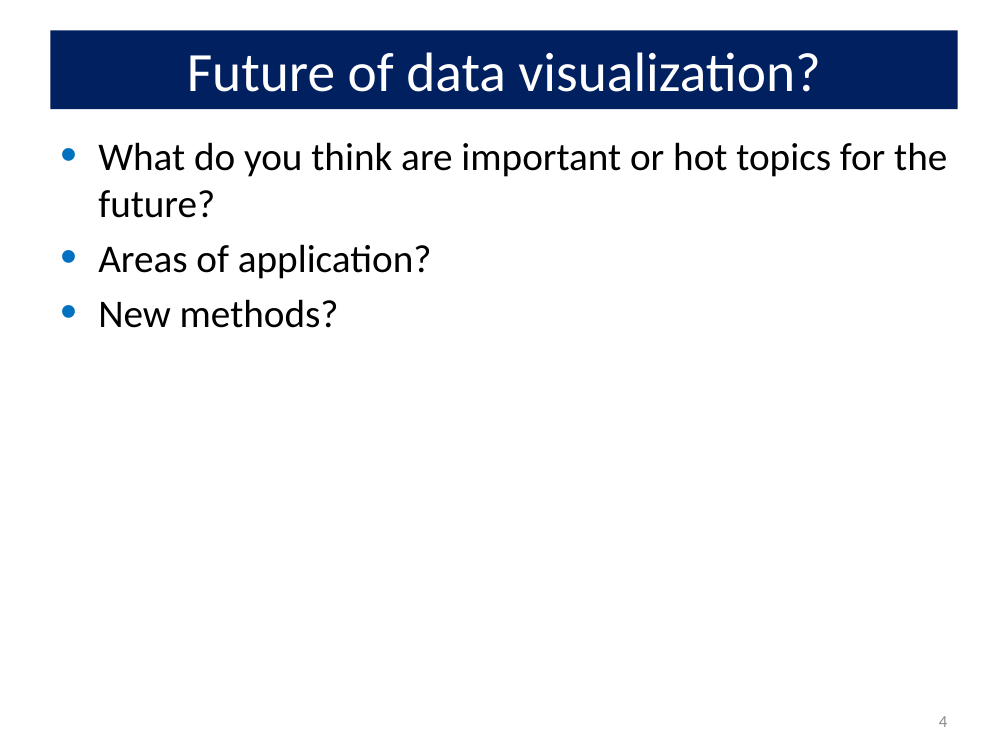
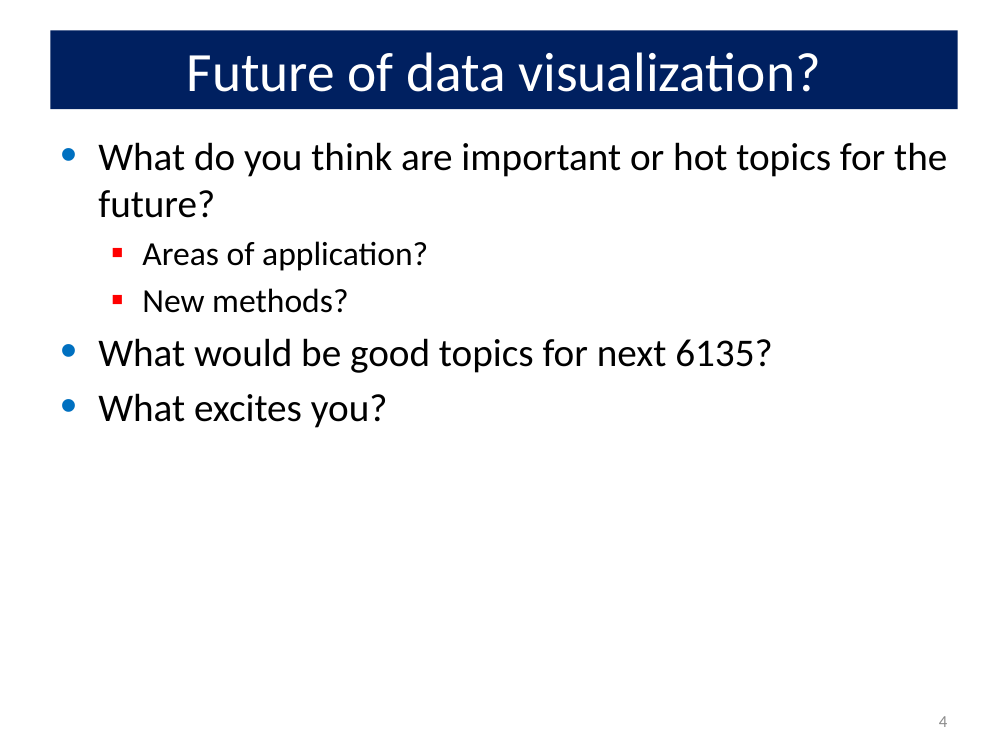
Before and after one commit to friendly/6135, a slide deck: slide 4 of docs/lectures/YourTurn.pptx. Drawn at 1008x756 pixels with LibreOffice and Linux fonts; fonts in the diff are those of the drawing. Boxes give left, top, right and bottom in pixels: in the first picture for what was removed or moved away, otherwise in the second. Text is boxed around its words. In the diff, an @@ line names an element or a change of style, - is before the commit and + after.

```diff
--- a/docs/lectures/YourTurn.pptx
+++ b/docs/lectures/YourTurn.pptx
@@ text at (142,241,428,313): size 28 to 24 pt in "Areas of application?", "New methods?"; bullet • to ▪; list level 1 to 2 in "Areas of application?"; bullet colour #0070C0 to #FF0000; list level 1 to 2 in "New methods?" @@
@@ text at (98,338,773,428): paragraphs added @@
+• What would be good topics for next 6135?
+• What excites you?
```
Also in this commit, not shown: 2 other slides changed, 17 other files.
